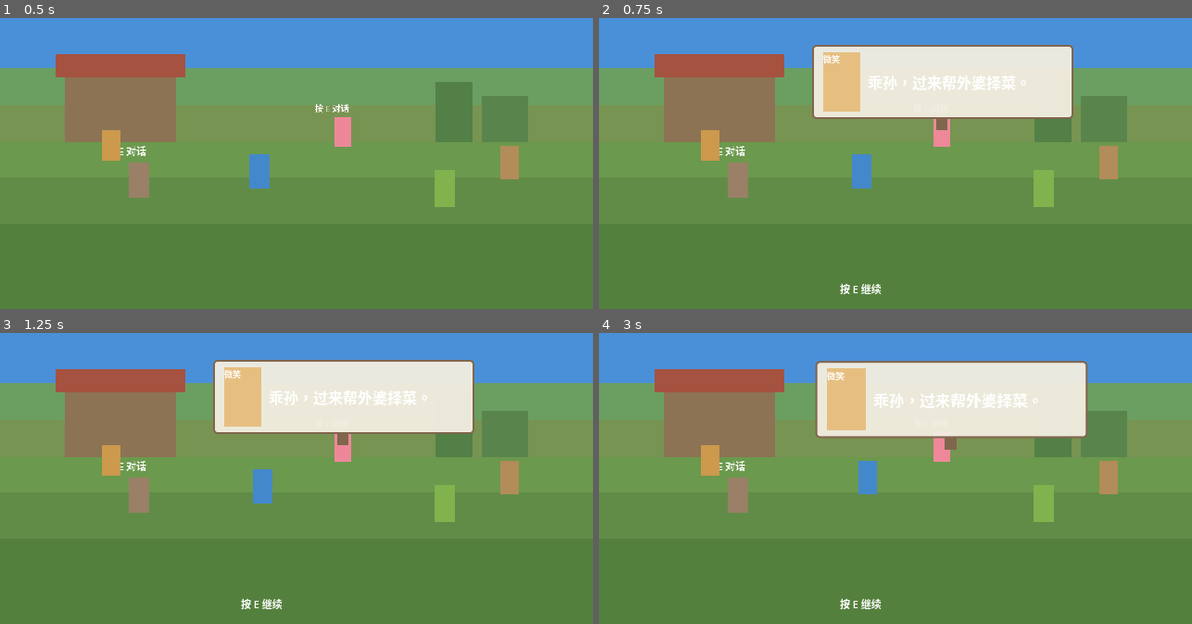
Above: before the commit, frames 1-4 (two rows, left to right).
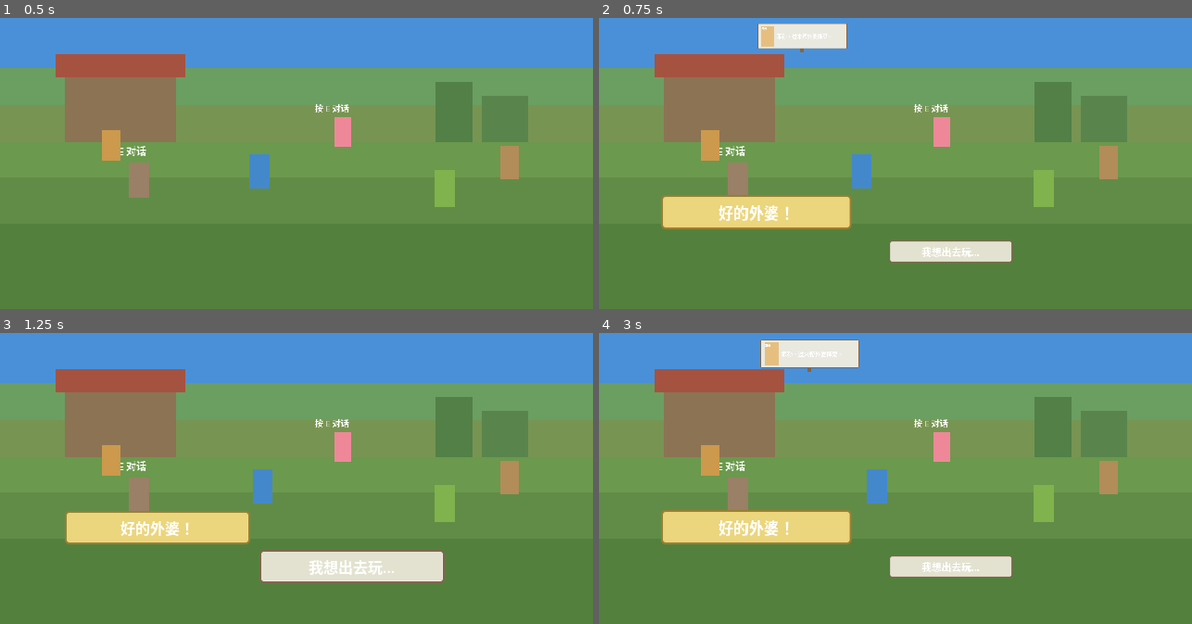
Above: after the commit, the same moments.

Repository: yuanzhoucanxiang/caojie
Game: Godot game, scene res://scenes/main.tscn
The game is run twice, just before and just after one commit, with the same random seed, the same clock (stepped at 60 frames per second) and the same inputs.
Inputs (mouse positions are in pixels of both pictures, inside the frame that each line leads up to):
- Up to frame 1 (0.5 s): no input
- Up to frame 2 (0.75 s): tap Enter at 0.5 s; move the mouse to (1025, 125) at 0.52 s; hold D (move_right) from 0.53 s (still down); hold E (interact) from 0.53 s (still down); click (1025, 125) at 0.67 s
- Up to frame 3 (1.25 s): keep holding D (move_right); keep holding E (interact)
- Up to frame 4 (3 s): tap Space at 1.25, 2.75 s; move the mouse to (776, 472) at 1.27 s; release D (move_right) at 1.28 s; release E (interact) at 1.28 s; hold S (move_down) 1.28-2.03 s; tap E (interact) at 1.35, 2.85 s; click (776, 472) at 1.42 s; tap Enter at 2 s; move the mouse to (954, 382) at 2.02 s; hold D (move_right) 2.03-2.78 s; hold E (interact) 2.03-2.78 s; click (954, 382) at 2.17 s; move the mouse to (759, 527) at 2.77 s; hold W (move_up) from 2.78 s (still down); click (759, 527) at 2.92 s

Frame 1 is identical in both runs. In frame 2, 18% of the frame differs, in the area x 10-80%, y 1-95%; in frame 3, 19%; in frame 4, 20%, in the area x 10-83%, y 2-95%.

Commit message:
统一鼠标和键盘交互：说话时按E/点击继续，选项时左右切换/E/点击选择

Diff:
--- a/scripts/autoload/dialogue_manager.gd
+++ b/scripts/autoload/dialogue_manager.gd
@@ -17,10 +17,10 @@
 var _current_bubble: Control = null
 var _choice_bubbles: Array = []
 var _advance_hint: Label = null
+var _selected_index: int = 0
 
 
 func _ready() -> void:
-	# 创建 CanvasLayer 用于显示气泡（最高层）
 	_canvas_layer = CanvasLayer.new()
 	_canvas_layer.layer = 10
 	add_child(_canvas_layer)
@@ -33,44 +33,46 @@
 	_current_npc = npc
 	_current_event_id = event_data.get("id", "")
 	_current_choices = event_data.get("choices", [])
+	_selected_index = 0
 	current_state = State.SHOWING_SPEECH
 	dialogue_started.emit()
 
-	# 获取 NPC 在屏幕上的位置
 	var screen_pos = _world_to_screen(npc.global_position)
-
-	# 创建说话气泡
 	var expr: String = event_data.get("expression", "normal")
 	_current_bubble = _create_speech_bubble(screen_pos, event_data.get("text", "..."), expr)
-
-	# 显示"按E继续"提示
 	_show_advance_hint()
 
 
 func _input(event: InputEvent) -> void:
 	if current_state == State.SHOWING_SPEECH:
+		# 按E / 鼠标左键 继续
 		if event.is_action_pressed("interact"):
-			_on_advance_from_speech()
+			_advance_from_speech()
+		elif event is InputEventMouseButton and event.pressed and event.button_index == MOUSE_BUTTON_LEFT:
+			_advance_from_speech()
+
 	elif current_state == State.SHOWING_CHOICES:
-		# 键盘选择：左右方向键
+		# 键盘左右切换
 		if event.is_action_pressed("move_left"):
 			_navigate_choices(-1)
 		elif event.is_action_pressed("move_right"):
 			_navigate_choices(1)
+		# 键盘E确认
 		elif event.is_action_pressed("interact"):
-			_confirm_choice()
+			_apply_choice(_selected_index)
+		# 鼠标左键
+		elif event is InputEventMouseButton and event.pressed and event.button_index == MOUSE_BUTTON_LEFT:
+			var clicked_index = _get_choice_at_position(event.position)
+			if clicked_index >= 0:
+				_apply_choice(clicked_index)
 
 
-func _on_advance_from_speech() -> void:
-	# 移除说话气泡
+func _advance_from_speech() -> void:
 	if _current_bubble:
 		_current_bubble.remove_bubble()
 		_current_bubble = null
-
-	# 移除提示
 	_remove_advance_hint()
 
-	# 显示选项或结束对话
 	if _current_choices.size() > 0:
 		current_state = State.SHOWING_CHOICES
 		_show_choice_bubbles()
@@ -80,65 +82,41 @@
 
 func _show_choice_bubbles() -> void:
 	_choice_bubbles.clear()
-	var npc_screen_pos = _world_to_screen(_current_npc.global_position)
+	_selected_index = 0
 
 	for i in range(_current_choices.size()):
 		var choice_data: Dictionary = _current_choices[i]
 		var bubble = ChoiceBubble.new()
 		bubble.setup(i, choice_data.get("text", "选项%d" % (i + 1)), _current_choices.size())
-		bubble.choice_clicked.connect(_on_choice_clicked)
 		_canvas_layer.add_child(bubble)
 		_choice_bubbles.append(bubble)
 
-	# 高亮第一个选项
+	# 高亮第一个
 	if _choice_bubbles.size() > 0:
 		_choice_bubbles[0].highlight()
-
-
-func _on_choice_clicked(index: int) -> void:
-	if current_state != State.SHOWING_CHOICES:
-		return
-	_apply_choice(index)
 
 
 func _navigate_choices(direction: int) -> void:
 	if _choice_bubbles.is_empty():
 		return
 
-	# 找到当前高亮的
-	var current = 0
-	for i in range(_choice_bubbles.size()):
-		if _choice_bubbles[i]._is_selected:
-			current = i
-			break
+	# 取消当前高亮
+	_choice_bubbles[_selected_index].unhighlight()
 
-	# 取消高亮
-	_choice_bubbles[current].unhighlight()
+	# 计算新位置
+	_selected_index = (_selected_index + direction + _choice_bubbles.size()) % _choice_bubbles.size()
 
-	# 新位置
-	var new_index = (current + direction + _choice_bubbles.size()) % _choice_bubbles.size()
-	_choice_bubbles[new_index].highlight()
-
-
-func _confirm_choice() -> void:
-	# 找到当前高亮的选项
-	for i in range(_choice_bubbles.size()):
-		if _choice_bubbles[i]._is_selected:
-			_apply_choice(i)
-			return
-	# 如果没找到，默认选第一个
-	_apply_choice(0)
+	# 高亮新的
+	_choice_bubbles[_selected_index].highlight()
 
 
 func _apply_choice(index: int) -> void:
 	var chosen: Dictionary = _current_choices[index]
 	var effects: Dictionary = chosen.get("effects", {})
 
-	# 应用属性变化
 	for attr_name in effects:
 		GameState.change_attribute(attr_name, effects[attr_name])
 
-	# 标记事件完成
 	if not _current_event_id.is_empty():
 		GameState.complete_event(_current_event_id)
 
@@ -150,11 +128,22 @@
 	_finish_dialogue()
 
 
+func _get_choice_at_position(screen_pos: Vector2) -> int:
+	## 检查鼠标位置是否在某个选项气泡上
+	for i in range(_choice_bubbles.size()):
+		var bubble = _choice_bubbles[i]
+		var rect = Rect2(bubble.global_position, bubble.size)
+		if rect.has_point(screen_pos):
+			return i
+	return -1
+
+
 func _finish_dialogue() -> void:
 	current_state = State.IDLE
 	_current_event_id = ""
 	_current_npc = null
 	_current_choices = []
+	_selected_index = 0
 	dialogue_finished.emit()
 
 
--- a/scripts/ui/choice_bubble.gd
+++ b/scripts/ui/choice_bubble.gd
@@ -1,11 +1,8 @@
-## 职责：漫画式选项气泡——从玩家旁边冒出，支持点击选择
-## 谁使用它：DialogueManager（创建和管理选项气泡）
-## 它使用谁：无
+## 职责：漫画式选项气泡——纯显示组件，输入由 DialogueManager 统一处理
+## 谁使用它：DialogueManager（创建、管理高亮、检测点击位置）
 
 class_name ChoiceBubble
 extends PanelContainer
-
-signal choice_clicked(index: int)
 
 var _index: int = 0
 var _is_selected: bool = false
@@ -19,14 +16,13 @@
 	var bubble_height: float = 36.0
 
 	custom_minimum_size = Vector2(bubble_width, bubble_height)
+	size = Vector2(bubble_width, bubble_height)
 
-	# 文本
 	var label = Label.new()
 	label.text = text
 	label.horizontal_alignment = HORIZONTAL_ALIGNMENT_CENTER
 	add_child(label)
 
-	# 背景样式
 	_update_style(false)
 
 	# 定位：在玩家上方水平排列
@@ -36,7 +32,6 @@
 	var y = 280.0 - (total_choices - 1 - index) * (bubble_height + 6)
 	position = Vector2(x - bubble_width / 2, y)
 
-	# 动画延迟
 	_anim_delay = index * 0.06
 	scale = Vector2.ZERO
 	pivot_offset = Vector2(bubble_width / 2, bubble_height / 2)
@@ -48,11 +43,6 @@
 	var tween = create_tween()
 	tween.tween_property(self, "scale", Vector2(1.08, 1.08), 0.1).set_ease(Tween.EASE_OUT).set_trans(Tween.TRANS_BACK)
 	tween.tween_property(self, "scale", Vector2(1.0, 1.0), 0.06).set_ease(Tween.EASE_IN)
-
-
-func _gui_input(event: InputEvent) -> void:
-	if event is InputEventMouseButton and event.pressed and event.button_index == MOUSE_BUTTON_LEFT:
-		choice_clicked.emit(_index)
 
 
 func highlight() -> void:
